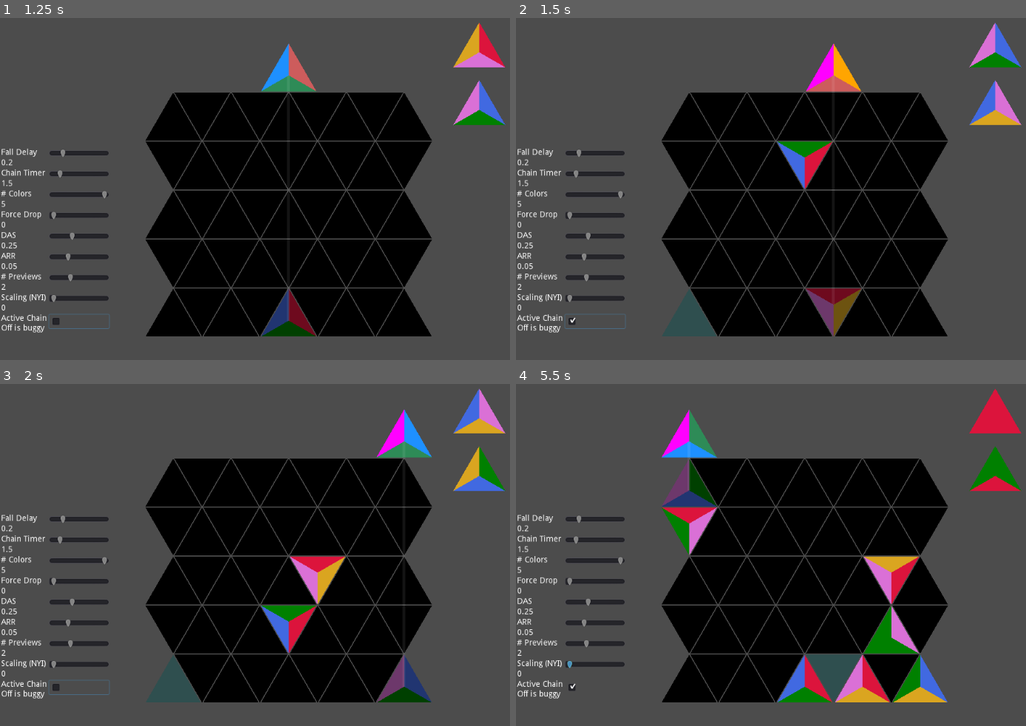
Above: before the commit, frames 1-4 (two rows, left to right).
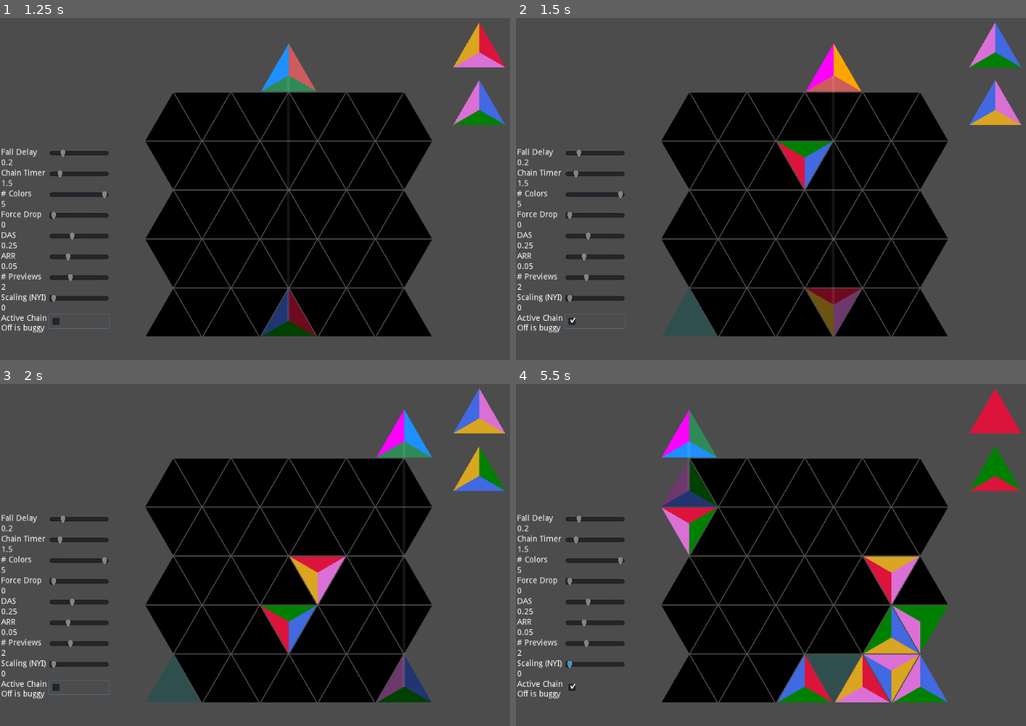
Above: after the commit, the same moments.

Repository: BoatsandJoes/tri-twist
Game: Godot game, scene res://scenes/Main.tscn
Same seed, same stepped clock (60 frames per second), same inputs: the game is played once before the commit and once after it.
Inputs (mouse positions are in pixels of both pictures, inside the frame that each line leads up to):
- Up to frame 1 (1.25 s): click (81, 322) at 0.5 s
- Up to frame 2 (1.5 s): tap Enter (ui_accept) at 1.25 s; move the mouse to (689, 318) at 1.27 s; hold D (right) from 1.28 s (still down); hold Keypad 6 (clockwise) from 1.28 s (still down); click (689, 318) at 1.42 s
- Up to frame 3 (2 s): keep holding D (right); keep holding Keypad 6 (clockwise); tap Enter (ui_accept) at 1.52 s
- Up to frame 4 (5.5 s): move the mouse to (720, 671) at 2.02 s; release D (right) at 2.03 s; release Keypad 6 (clockwise) at 2.03 s; hold Down (ui_down) 2.03-2.78 s; tap Keypad 7 (counterclockwise) at 2.1, 3.6, 5.1 s; click (720, 671) at 2.17 s; tap Enter (ui_accept) at 2.27, 3.77, 4.52, 5.27 s; move the mouse to (745, 684) at 2.77 s; hold D (right) 2.78-3.53 s; hold Keypad 6 (clockwise) 2.78-3.53 s; click (745, 684) at 2.92 s; move the mouse to (776, 671) at 3.52 s; hold Up (ui_up) 3.53-4.28 s; click (776, 671) at 3.67 s; move the mouse to (806, 684) at 4.27 s; hold Keypad 6 (clockwise) 4.28-5.03 s; hold A (left) from 4.28 s (still down); click (806, 684) at 4.42 s; move the mouse to (832, 671) at 5.02 s; click (832, 671) at 5.17 s

Frame 1 is identical in both runs. In frame 2, 1.1% of the frame differs, in the area x 51-68%, y 36-94%; in frame 3, 1.1%; in frame 4, 4.2%, in the area x 28-85%, y 36-94%.

Commit message:
Rotate 180 when pieces drop straight down.

Diff:
--- a/scenes/TriangleCell.gd
+++ b/scenes/TriangleCell.gd
@@ -109,8 +109,11 @@
 		tumblingDirection: int):
 	if direction == Direction.VERTICAL || direction == Direction.VERTICAL_POINT:
 		tumbleDirection = tumblingDirection
-		if tumblingDirection == Direction.VERTICAL:
-			set_colors(neighborLeftColor, neighborRightColor, neighborVerticalColor)
+		if (tumblingDirection == Direction.VERTICAL):
+			if rowIndex == get_parent().gridHeight - 1 && (columnIndex + rowIndex) % 2 == 0:
+				set_colors(neighborLeftColor, neighborRightColor, neighborVerticalColor)
+			else:
+				set_colors(neighborRightColor, neighborLeftColor, neighborVerticalColor)
 		elif ((tumblingDirection == Direction.RIGHT && pointFacingUp) ||
 				(tumblingDirection == Direction.LEFT && !pointFacingUp)):
 			set_colors(neighborLeftColor, neighborVerticalColor, neighborRightColor)
--- a/scenes/TriangleDropper.gd
+++ b/scenes/TriangleDropper.gd
@@ -143,16 +143,24 @@
 		var move = gameGrid.grid[ghostPiece.rowIndex][ghostPiece.columnIndex].get_next_move_if_this_were_you(
 			ghostPiece.tumbleDirection)
 		var lastMove = [ghostPiece, ghostPiece.Direction.VERTICAL]
-		var ghostLeftColor = activePiece.leftColor
-		var ghostRightColor = activePiece.rightColor
-		var ghostVerticalColor = activePiece.verticalColor
+		var ghostLeftColor
+		var ghostRightColor
+		var ghostVerticalColor
+		if lastMove[0].pointFacingUp:
+			ghostLeftColor = activePiece.leftColor
+			ghostRightColor = activePiece.rightColor
+			ghostVerticalColor = activePiece.verticalColor
+		else:
+			ghostLeftColor = activePiece.rightColor
+			ghostRightColor = activePiece.leftColor
+			ghostVerticalColor = activePiece.verticalColor
 		while true:
 			if move[0] != null:
 				if move[1] != ghostPiece.Direction.VERTICAL && move[1] != ghostPiece.Direction.VERTICAL_POINT:
 					# Make point for ghost line
 					ghostLinePoints.append(gameGrid.get_position_for_cell(lastMove[0].rowIndex, lastMove[0].columnIndex,
 						(lastMove[0].columnIndex) % 2 != 0))
-				# Rotate colors if needed
+				# Rotate colors
 				if ((move[2] == ghostPiece.Direction.RIGHT && !move[0].pointFacingUp) ||
 				(move[2] == ghostPiece.Direction.LEFT && move[0].pointFacingUp)):
 					var tempRightColor = ghostRightColor
@@ -163,6 +171,10 @@
 					var tempLeftColor = ghostLeftColor
 					ghostLeftColor = ghostVerticalColor
 					ghostVerticalColor = tempLeftColor
+				else:
+					var tempLeftColor = ghostLeftColor
+					ghostLeftColor = ghostRightColor
+					ghostRightColor = tempLeftColor
 				lastMove = move
 				move = move[0].get_next_move_if_this_were_you(move[2])
 			else:
